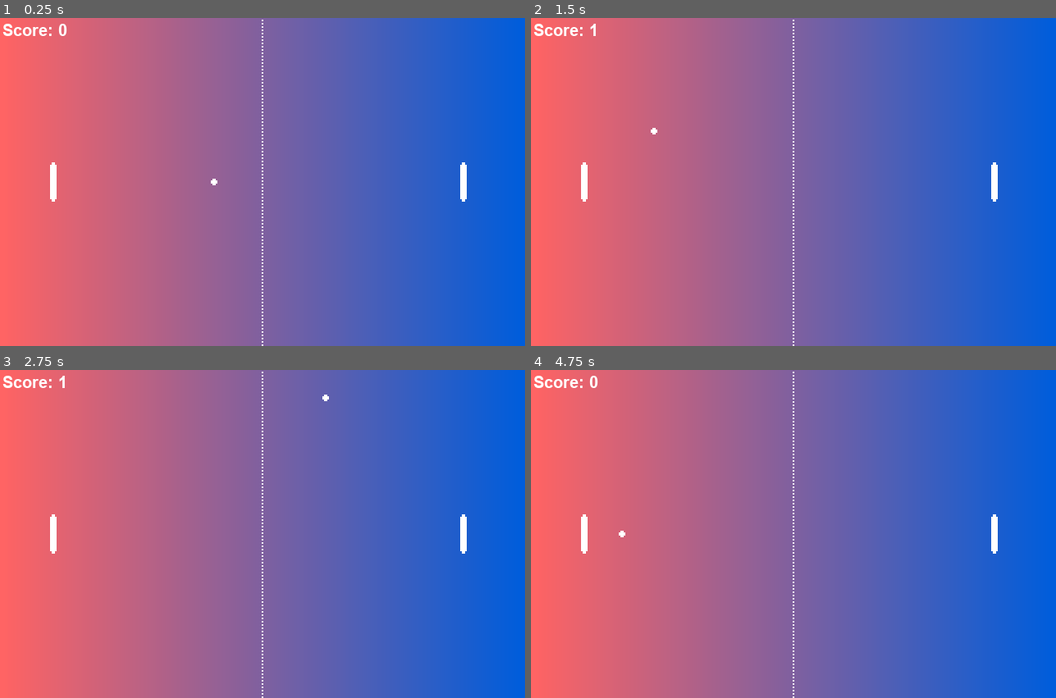
Above: before the commit, frames 1-4 (two rows, left to right).
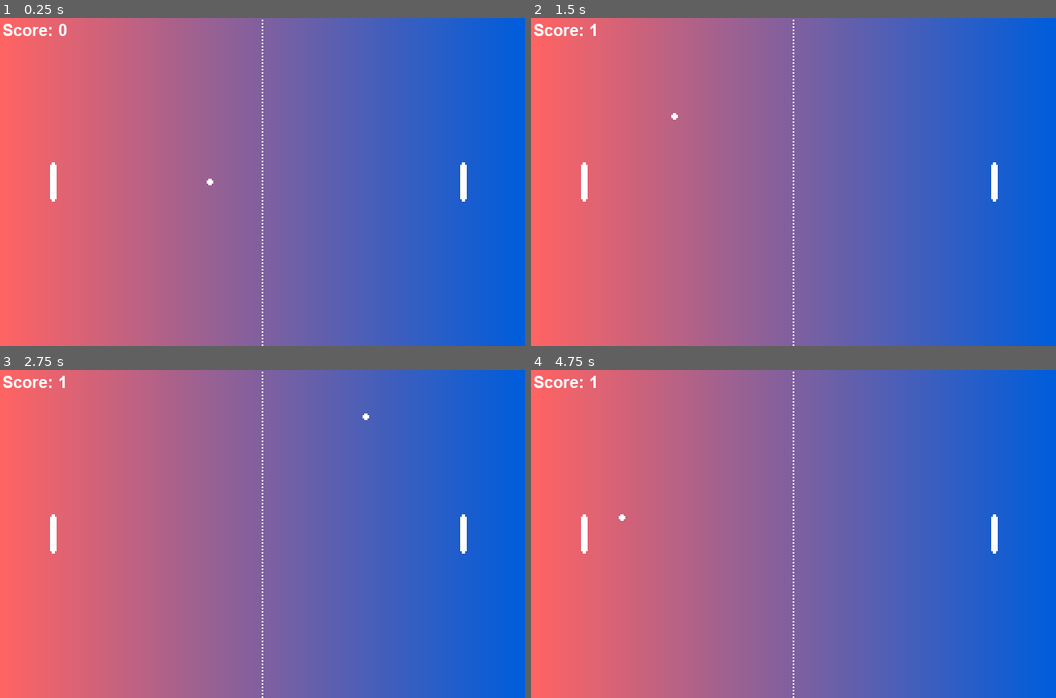
Above: after the commit, the same moments.

Repository: PhoenixFlame101/pong-with-godot
Game: Godot game, scene res://pong.tscn
The game is run twice, just before and just after one commit, with the same random seed, the same clock (stepped at 60 frames per second) and the same inputs.
Inputs:
- Up to frame 1 (0.25 s): no input
- Up to frame 2 (1.5 s): tap Enter (ui_accept) at 0.5, 0.77 s
- Up to frame 3 (2.75 s): tap Enter (ui_accept) at 1.52 s
- Up to frame 4 (4.75 s): tap Enter (ui_accept) at 3.02, 3.5, 3.77, 4.52 s

The runs differ from the first frame. In frame 1, less than 0.1% of the frame differs, in the area x 39-42%, y 49-51%; in frame 2, less than 0.1%; in frame 3, less than 0.1%; in frame 4, less than 0.1%, in the area x 11-18%, y 1-51%.

Commit message:
changing speed

Diff:
--- a/logic/ball.gd
+++ b/logic/ball.gd
@@ -1,6 +1,6 @@
 extends Area2D
 
-export var DEFAULT_SPEED = 235
+export var DEFAULT_SPEED = 255
 
 var _speed = DEFAULT_SPEED
 var direction = Vector2.LEFT
@@ -9,7 +9,7 @@
 onready var _initial_pos = position
 
 func _process(delta):
-	_speed += delta * 2.4
+	_speed += delta *2
 	position += _speed * delta * direction
 
 
